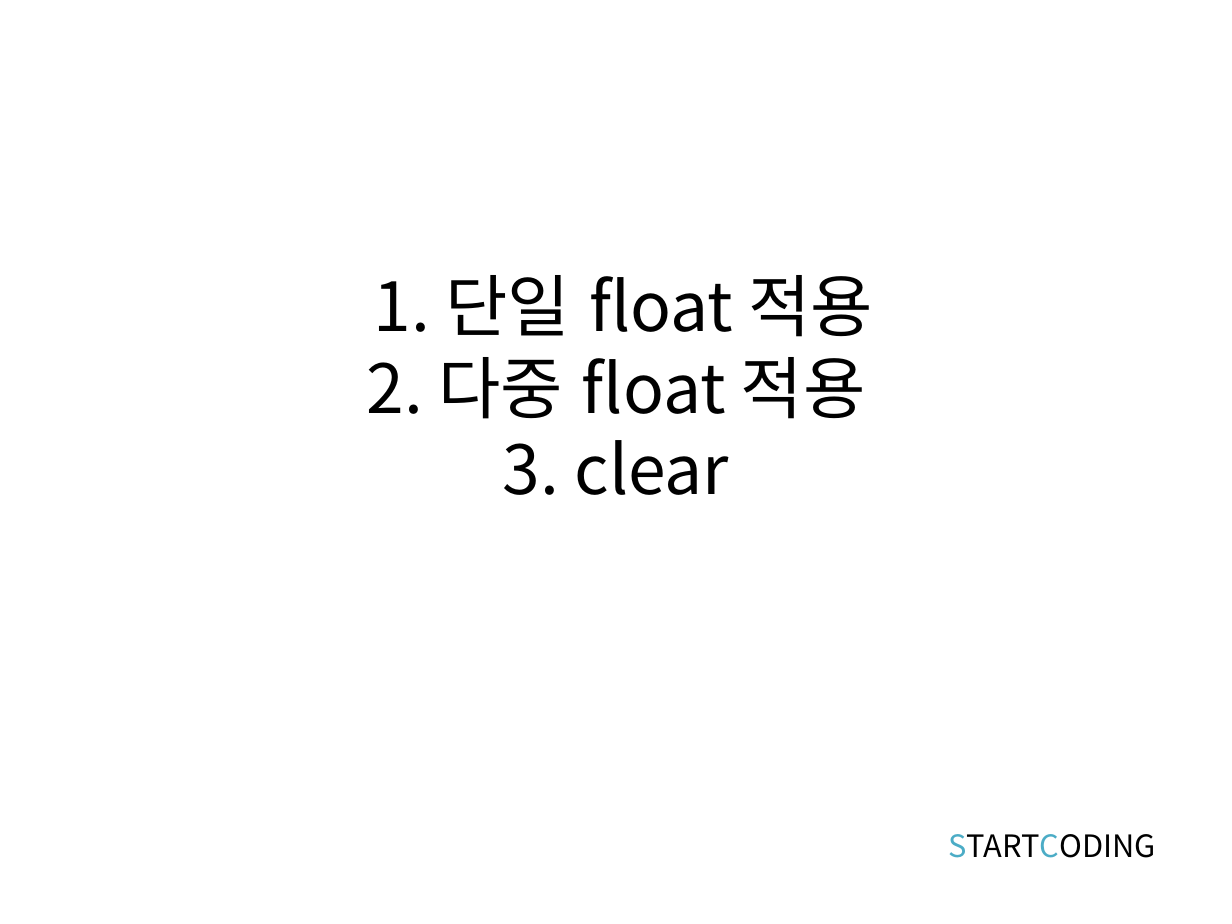
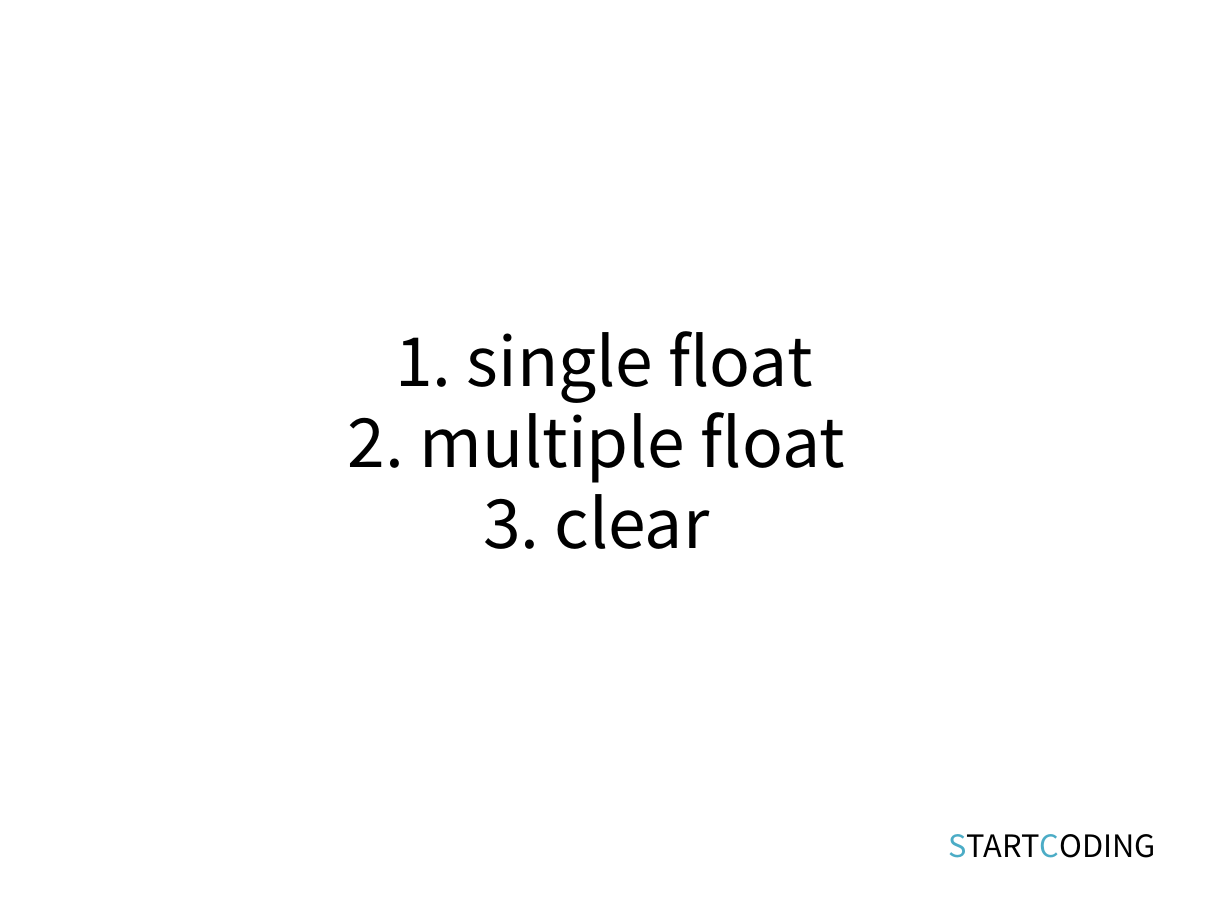
Before and after one commit to kwonkijun/web, a slide deck: slide 2 of 프론트엔드기초(PPT)/CSS3 7강_CSS 플로트.pptx. Drawn at 1232x924 pixels with LibreOffice and Linux fonts; fonts in the diff are those of the drawing. Boxes give left, top, right and bottom in pixels: in the first picture for what was removed or moved away, otherwise in the second. Text is boxed around its words. In the diff, an @@ line names an element or a change of style, - is before the commit and + after.

```diff
--- a/프론트엔드기초(PPT)/CSS3 7강_CSS 플로트.pptx
+++ b/프론트엔드기초(PPT)/CSS3 7강_CSS 플로트.pptx
@@ title at (348, 331, 845, 549): text changed @@
-1. 단일 float 적용
-2. 다중 float 적용
-3. clear
+1. single float
+2. multiple float
+3. clear
```
Also in this commit, not shown: 4 other slides changed, 3 slides added, 3 slides removed, 34 other files.
